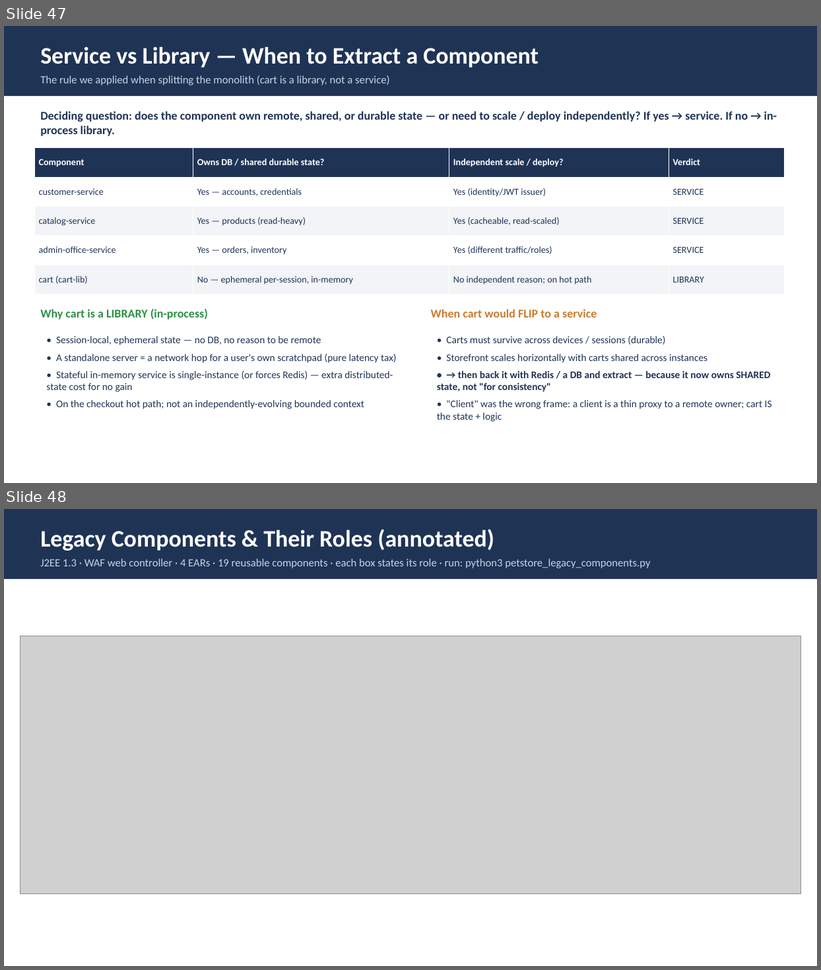
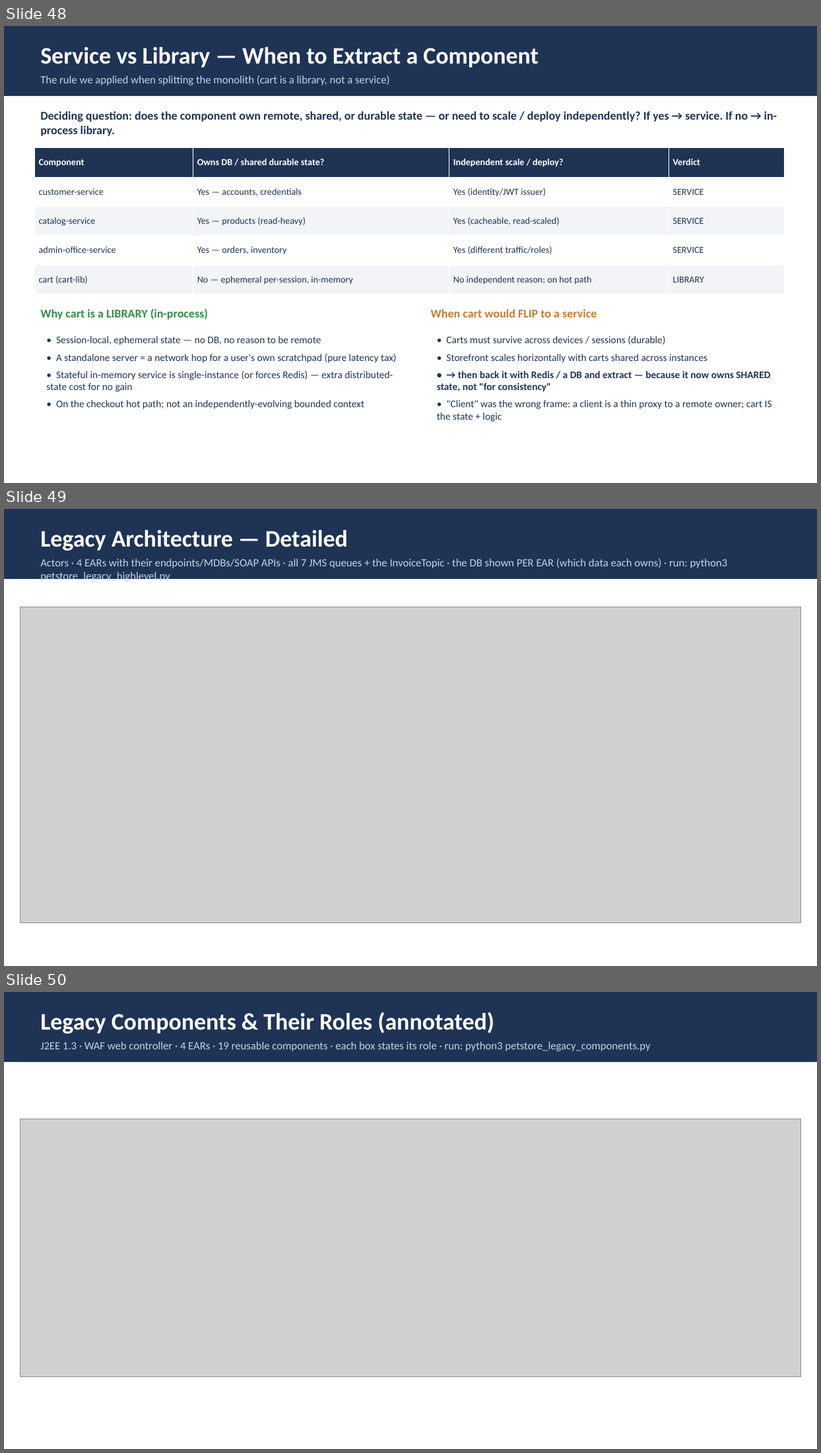
Before and after one commit to Vishak-94/pet-store, a slide deck: docs/PetStore_Architecture_LLD.pptx. Shown one above the other, each under a label of ours: slides 47 and 48 before the commit, slides 48, 49 and 50 after it. The pictures are 821x970 and 821x1453 pixels, drawn with LibreOffice and Linux fonts; fonts in the diff are those of the drawing; grey boxes stand for pictures. Boxes give left, top, right and bottom in pixels: in the first picture for what was removed or moved away, otherwise in the second. Text is boxed around its words. In the diff, an @@ line names an element or a change of style, - is before the commit and + after.

```diff
--- a/docs/PetStore_Architecture_LLD.pptx
+++ b/docs/PetStore_Architecture_LLD.pptx
@@ slide 49 added at <box>4,509,817,966</box>, background #FFFFFF @@
@@ rectangle added at <box>4,509,817,579</box>, fill #1F3355 @@
@@ text added at <box>40,529,348,551</box>, 28 pt, text #FFFFFF, bold @@
+Legacy Architecture — Detailed
@@ text added at <box>40,559,728,583</box>, 13 pt, text #C5D3E6 @@
+Actors · 4 EARs with their endpoints/MDBs/SOAP APIs · all 7 JMS queues + the InvoiceTopic · the DB shown PER EAR (which data each owns) · run: python3 petstore_legacy_highlevel.py
@@ picture added at <box>20,607,801,923</box> @@
@@ what was slide 47 is now slide 48 @@
@@ what was slide 48 is now slide 50 @@
```
Also in this commit, not shown: 7 slides changed, 1 other slide added, 1 slide removed, 10 other files.
